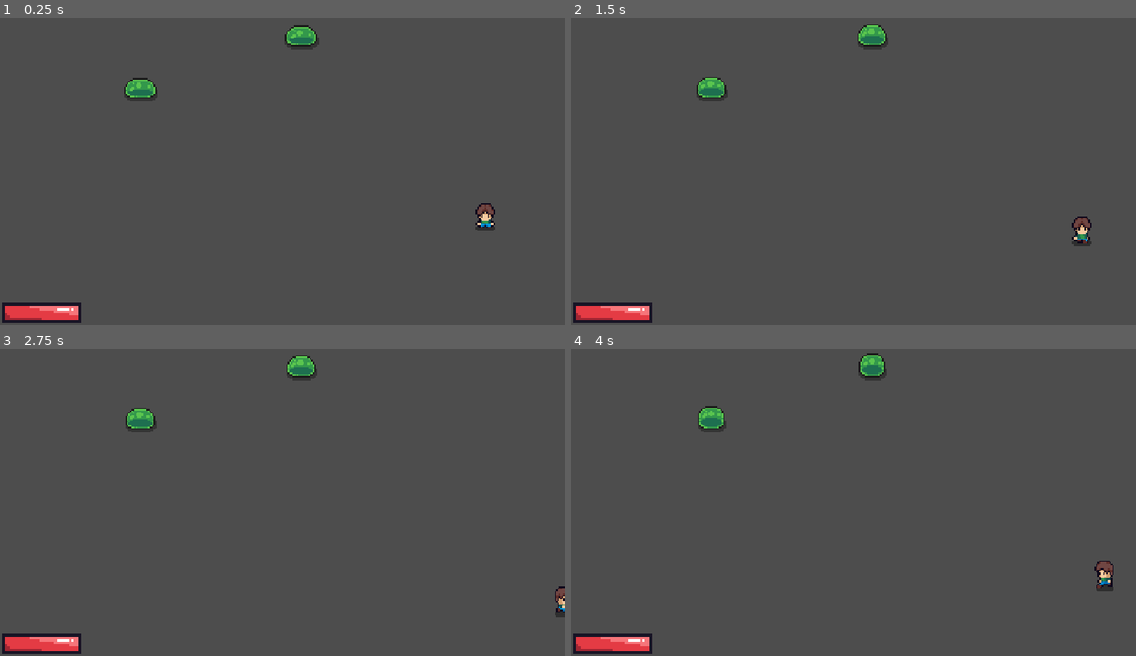
Above: before the commit, frames 1-4 (two rows, left to right).
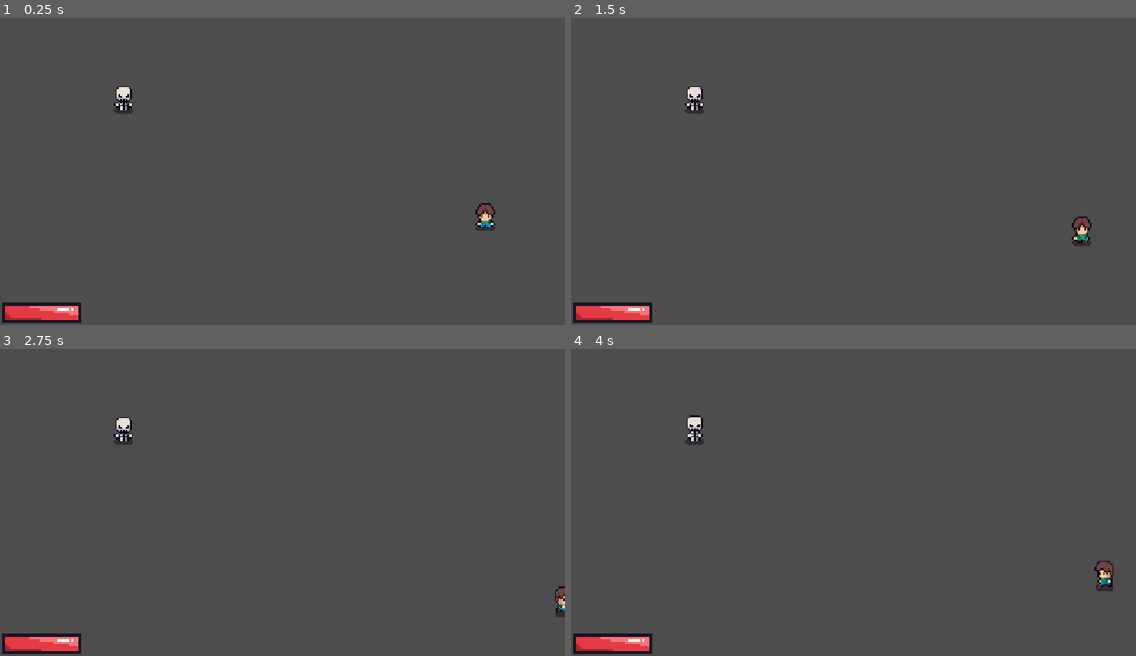
Above: after the commit, the same moments.

Repository: FaizeenHoque/thelastplot
Game: Godot game, scene res://Scenes/Default.tscn
Two runs of this game, one before a commit and one after it. Both use one fixed random seed, a clock stepped at 60 frames per second and the inputs below.
Inputs (mouse positions are in pixels of both pictures, inside the frame that each line leads up to):
- Up to frame 1 (0.25 s): no input
- Up to frame 2 (1.5 s): tap Enter at 0.5 s; move the mouse to (977, 150) at 0.52 s; hold D (MoveRight) 0.53-1.28 s; tap Space (Slash) at 0.6 s; click (977, 150) at 0.67 s; move the mouse to (740, 183) at 1.27 s; hold S (MoveDown) from 1.28 s (still down); tap Alt at 1.35 s
- Up to frame 3 (2.75 s): move the mouse to (339, 428) at 2.02 s; release S (MoveDown) at 2.03 s; hold D (MoveRight) from 2.03 s (still down); tap Shift at 2.1 s
- Up to frame 4 (4 s): move the mouse to (825, 560) at 2.77 s; release D (MoveRight) at 2.78 s; hold W (MoveUp) 2.78-3.53 s; tap Space (Slash) at 2.85 s; click (825, 560) at 2.92 s; move the mouse to (1023, 545) at 3.52 s; hold A (MoveLeft) from 3.53 s (still down); tap Alt at 3.6 s

The runs differ from the first frame. In frame 1, 1.0% of the frame differs, in the area x 20-57%, y 2-32%; in frame 2, 0.9%; in frame 3, 0.9%; in frame 4, 1.0%.

Commit message:
deleted all enemy ai logic

Diff:
--- a/Scenes/Default.tscn
+++ b/Scenes/Default.tscn
@@ -2,15 +2,12 @@
 
 [ext_resource type="PackedScene" uid="uid://dkmybd5xnniul" path="res://Scenes/player.tscn" id="1_c6y6c"]
 [ext_resource type="PackedScene" uid="uid://2rydxqlptngs" path="res://Scenes/hud.tscn" id="1_m4rby"]
-[ext_resource type="PackedScene" uid="uid://bofeips6jd0fd" path="res://Scenes/slime.tscn" id="3_uuxpa"]
+[ext_resource type="PackedScene" uid="uid://b331c7hq4tpm6" path="res://Scenes/skeleton.tscn" id="2_unpil"]
 
 [node name="Node2D" type="Node2D" unique_id=940180391]
 
-[node name="Slime" parent="." unique_id=2046605540 instance=ExtResource("3_uuxpa")]
-position = Vector2(286, 161)
-
-[node name="Slime2" parent="." unique_id=1539507406 instance=ExtResource("3_uuxpa")]
-position = Vector2(614, 54)
+[node name="Skeleton" parent="." unique_id=1293755580 instance=ExtResource("2_unpil")]
+position = Vector2(251, 189)
 
 [node name="Player" parent="." unique_id=720209454 instance=ExtResource("1_c6y6c")]
 position = Vector2(991, 429)
--- a/Scenes/player.tscn
+++ b/Scenes/player.tscn
@@ -458,7 +458,7 @@
 pitch_scale = 5.0
 
 [node name="AttackCooldown" type="Timer" parent="." unique_id=1622770849]
-wait_time = 1.5
+wait_time = 0.001
 one_shot = true
 
 [connection signal="animation_finished" from="AnimatedSprite2D" to="." method="_on_animated_sprite_2d_animation_finished"]
--- a/Scenes/skeleton.tscn
+++ b/Scenes/skeleton.tscn
@@ -324,12 +324,6 @@
 
 [sub_resource type="RectangleShape2D" id="RectangleShape2D_xagnb"]
 size = Vector2(9.666667, 16.333334)
-
-[sub_resource type="CircleShape2D" id="CircleShape2D_xagnb"]
-radius = 150.0
-
-[sub_resource type="CircleShape2D" id="CircleShape2D_o01uv"]
-radius = 250.0
 
 [node name="Skeleton" type="CharacterBody2D" unique_id=1293755580]
 scale = Vector2(3, 3)
@@ -346,24 +340,6 @@
 position = Vector2(-0.1666666, -1.8333334)
 shape = SubResource("RectangleShape2D_xagnb")
 
-[node name="innerSight" type="Area2D" parent="." unique_id=1800754449]
-
-[node name="radius" type="CollisionShape2D" parent="innerSight" unique_id=813576605]
-shape = SubResource("CircleShape2D_xagnb")
-
-[node name="outerSight" type="Area2D" parent="." unique_id=143685689]
-
-[node name="radius" type="CollisionShape2D" parent="outerSight" unique_id=1696426576]
-shape = SubResource("CircleShape2D_o01uv")
-
 [node name="TakeDamage" type="AudioStreamPlayer2D" parent="." unique_id=104389404]
 stream = ExtResource("3_vd5x3")
 pitch_scale = 0.75
-
-[connection signal="body_entered" from="innerSight" to="." method="_on_sight_body_entered"]
-[connection signal="body_entered" from="innerSight" to="." method="_on_inner_sight_body_entered"]
-[connection signal="area_exited" from="outerSight" to="." method="_on_outer_sight_area_exited"]
-[connection signal="area_shape_exited" from="outerSight" to="." method="_on_outer_sight_area_shape_exited"]
-[connection signal="body_entered" from="outerSight" to="." method="_on_sight_body_entered"]
-[connection signal="body_entered" from="outerSight" to="." method="_on_outer_sight_body_entered"]
-[connection signal="body_exited" from="outerSight" to="." method="_on_outer_sight_body_exited"]
--- a/Scenes/slime.tscn
+++ b/Scenes/slime.tscn
@@ -163,17 +163,8 @@
 "speed": 10.0
 }]
 
-[sub_resource type="CircleShape2D" id="CircleShape2D_f4si1"]
-radius = 150.0
-
-[sub_resource type="CircleShape2D" id="CircleShape2D_5gljc"]
-radius = 250.0
-
 [sub_resource type="RectangleShape2D" id="RectangleShape2D_vblni"]
 size = Vector2(16.333334, 12.333334)
-
-[sub_resource type="CircleShape2D" id="CircleShape2D_o01uv"]
-radius = 35.668224
 
 [node name="Slime" type="CharacterBody2D" unique_id=2046605540]
 scale = Vector2(3, 3)
@@ -183,39 +174,14 @@
 
 [node name="AnimatedSprite2D" type="AnimatedSprite2D" parent="." unique_id=912064751]
 sprite_frames = SubResource("SpriteFrames_xagnb")
-animation = &"attack"
-
-[node name="innerSight" type="Area2D" parent="." unique_id=1485250764]
-visible = false
-
-[node name="radius" type="CollisionShape2D" parent="innerSight" unique_id=1002927198]
-shape = SubResource("CircleShape2D_f4si1")
-
-[node name="outerSight" type="Area2D" parent="." unique_id=70928599]
-visible = false
-
-[node name="radius" type="CollisionShape2D" parent="outerSight" unique_id=1047619054]
-shape = SubResource("CircleShape2D_5gljc")
+animation = &"death"
 
 [node name="hitbox" type="CollisionShape2D" parent="." unique_id=957904758]
 position = Vector2(0.16666698, -0.16666667)
 shape = SubResource("RectangleShape2D_vblni")
-
-[node name="range" type="Area2D" parent="." unique_id=1183906478]
-
-[node name="radius" type="CollisionShape2D" parent="range" unique_id=57202470]
-shape = SubResource("CircleShape2D_o01uv")
 
 [node name="TakeDamage" type="AudioStreamPlayer2D" parent="." unique_id=2143135235]
 stream = ExtResource("3_paq7w")
 pitch_scale = 2.5
 
 [node name="Blood Particle Effect" parent="." unique_id=596861889 instance=ExtResource("4_paq7w")]
-
-[node name="AttackTimer" type="Timer" parent="." unique_id=906295849]
-
-[connection signal="body_entered" from="innerSight" to="." method="_on_inner_sight_body_entered"]
-[connection signal="body_exited" from="outerSight" to="." method="_on_outer_sight_body_exited"]
-[connection signal="body_entered" from="range" to="." method="_on_range_body_entered"]
-[connection signal="body_exited" from="range" to="." method="_on_range_body_exited"]
-[connection signal="timeout" from="AttackTimer" to="." method="_on_attack_timer_timeout"]
--- a/Scripts/enemyV1.gd
+++ b/Scripts/enemyV1.gd
@@ -2,19 +2,15 @@
 
 var health = 100
 const SPEED = 50.0
-const KNOCKBACK_FORCE = 50
 
 var is_alive := true
-var target = null
 var last_direction: Vector2 = Vector2.DOWN
 
 @onready var animated_sprite_2d: AnimatedSprite2D = $AnimatedSprite2D
 @onready var take_damage_sound: AudioStreamPlayer2D = $TakeDamage
 
 func _physics_process(delta: float) -> void:
-	if is_alive and target:
-		_chase(delta)
-	elif is_alive and not target:
+	if is_alive:
 		match last_direction:
 			Vector2.UP:
 				animated_sprite_2d.play("idle_up")
@@ -27,24 +23,6 @@
 				animated_sprite_2d.play("idle_right")
 	move_and_slide()
 
-func _chase(delta: float) -> void:
-	var direction = (target.position - position).normalized()
-	position += direction * SPEED * delta
-
-	if abs(direction.x) > abs(direction.y):
-		animated_sprite_2d.flip_h = direction.x < 0
-		animated_sprite_2d.play("chase_right")
-
-		last_direction = Vector2.RIGHT
-	elif direction.y < 0:
-		animated_sprite_2d.play("chase_up")
-
-		last_direction = Vector2.UP
-	else:
-		animated_sprite_2d.play("chase_down")
-
-		last_direction = Vector2.DOWN
-
 func take_damage(damage: int, attacker_position: Vector2) -> void:
 	health -= damage
 	take_damage_sound.play()
@@ -55,7 +33,7 @@
 		animated_sprite_2d.modulate = Color(1, 0, 0)
 
 		var knockback_direction = (position - attacker_position).normalized()
-		var target_position = position + knockback_direction * KNOCKBACK_FORCE
+		var target_position = position + knockback_direction * 50
 		var tween = create_tween()
 		tween.set_ease(Tween.EASE_OUT)
 		tween.set_trans(Tween.TRANS_CUBIC)
@@ -71,16 +49,6 @@
 	take_damage_sound.pitch_scale = 0.5
 	take_damage_sound.play()
 
-	$innerSight/radius.set_deferred("disabled", true)
-	$outerSight/radius.set_deferred("disabled", true)
 	$hitbox.set_deferred("disabled", true)
 
 	z_index = -100
-
-func _on_inner_sight_body_entered(body: Node2D) -> void:
-	if body.name == "Player":
-		target = body
-
-func _on_outer_sight_body_exited(body: Node2D) -> void:
-	if body.name == "Player" and is_alive:
-		target = null
--- a/Scripts/enemyV2.gd
+++ b/Scripts/enemyV2.gd
@@ -3,15 +3,6 @@
 # Properties
 var HEALTH = 100
 const SPEED = 50.0
-
-const STRENGHT: int = 25
-const KNOCKBACK: int = 25
-
-const ATTACK_WINDUP := 0.7
-const ATTACK_RECOVERY := 0.4
-
-var is_attacking := false
-var attack_id := 0
 
 var is_alive := true
 var target = null
@@ -20,21 +11,12 @@
 @onready var animated_sprite_2d: AnimatedSprite2D = $AnimatedSprite2D
 @onready var take_damage_sound: AudioStreamPlayer2D = $TakeDamage
 @onready var blood_particles: CPUParticles2D = $"Blood Particle Effect/CPUParticles2D"
-@onready var attack_timer: Timer = $AttackTimer
-@onready var range: Area2D = $range
 
 func _physics_process(delta: float) -> void:
-	if is_alive and is_attacking:
-		pass
-	elif is_alive and target:
-		_chase(delta)
-	elif is_alive and not target:
+	if is_alive:
 		animated_sprite_2d.play("idle")
+
 	move_and_slide()
-
-func _chase(delta: float) -> void:
-	var direction = (target.position - position).normalized()
-	position += direction * SPEED * delta
 
 func take_damage(damage: int, attacker_position: Vector2) -> void:
 	print("Damage taken")
@@ -42,14 +24,8 @@
 	take_damage_sound.play()
 
 	if HEALTH <= 0:
-		attack_id += 1
-		is_attacking = false
 		_die(attacker_position)
 	else:
-		attack_id += 1
-		is_attacking = false
-		attack_timer.stop()
-
 		animated_sprite_2d.modulate = Color(1, 0, 0)
 		blood_particles.emitting = true
 
@@ -63,7 +39,6 @@
 		await get_tree().create_timer(0.15).timeout
 		if is_alive:
 			animated_sprite_2d.modulate = Color(1, 1, 1)
-			attack_timer.start()
 
 func _die(attacker_position: Vector2) -> void:
 	is_alive = false
@@ -81,86 +56,6 @@
 	take_damage_sound.pitch_scale = 1.75
 	take_damage_sound.play()
 
-	$innerSight/radius.set_deferred("disabled", true)
-	$outerSight/radius.set_deferred("disabled", true)
 	$hitbox.set_deferred("disabled", true)
 
 	z_index = -100
-
-func _on_inner_sight_body_entered(body: Node2D) -> void:
-	if body.name == "Player":
-		target = body
-
-func _on_outer_sight_body_exited(body: Node2D) -> void:
-	if body.name == "Player" and is_alive:
-		target = null
-
-func _on_range_body_entered(body: Node2D) -> void:
-	if body.name == "Player" and is_alive:
-		attack_timer.start()
-
-func _on_range_body_exited(body: Node2D) -> void:
-	if body.name == "Player":
-		attack_timer.stop()
-
-func _on_attack_timer_timeout() -> void:
-	if not is_alive or not target or is_attacking:
-		return
-	if not range.has_overlapping_bodies():
-		attack_timer.stop()
-		return
-	_perform_attack()
-
-func _perform_attack() -> void:
-	is_attacking = true
-	attack_timer.stop()
-
-	attack_id += 1
-	var current_attack_id = attack_id
-
-	var direction = (target.position - position).normalized()
-
-	var telegraph_tween = create_tween()
-	telegraph_tween.set_trans(Tween.TRANS_QUAD)
-	telegraph_tween.set_ease(Tween.EASE_OUT)
-	telegraph_tween.tween_property(animated_sprite_2d, "scale", Vector2(0.85, 1.15), ATTACK_WINDUP * 0.6)
-	telegraph_tween.tween_property(animated_sprite_2d, "scale", Vector2(1, 1), ATTACK_WINDUP * 0.4)
-
-	animated_sprite_2d.modulate = Color(1, 0.9, 0.4)
-
-	#var lunge_target = position + direction * LUNGE_DISTANCE
-	#var windup_tween = create_tween()
-	#windup_tween.set_trans(Tween.TRANS_QUAD)
-	#windup_tween.set_ease(Tween.EASE_IN)
-	#windup_tween.tween_property(self, "position", lunge_target, ATTACK_WINDUP)
-
-	await get_tree().create_timer(ATTACK_WINDUP).timeout
-
-	if current_attack_id != attack_id or not is_alive:
-		animated_sprite_2d.modulate = Color(1, 1, 1)
-		animated_sprite_2d.scale = Vector2(1, 1)
-		return
-
-	animated_sprite_2d.modulate = Color(1, 1, 1)
-
-	if range.has_overlapping_bodies():
-		for body in range.get_overlapping_bodies():
-			if body.name == "Player":
-				body.take_damage(STRENGHT, KNOCKBACK, position)
-				_on_hit_landed()
-				break
-
-	await get_tree().create_timer(ATTACK_RECOVERY).timeout
-
-	if current_attack_id != attack_id or not is_alive:
-		return
-
-	is_attacking = false
-
-	if target and range.has_overlapping_bodies():
-		attack_timer.start()
-
-func _on_hit_landed() -> void:
-	var punch_tween = create_tween()
-	animated_sprite_2d.scale = Vector2(1.3, 0.7)
-	punch_tween.tween_property(animated_sprite_2d, "scale", Vector2(1, 1), 0.15).set_trans(Tween.TRANS_ELASTIC)
